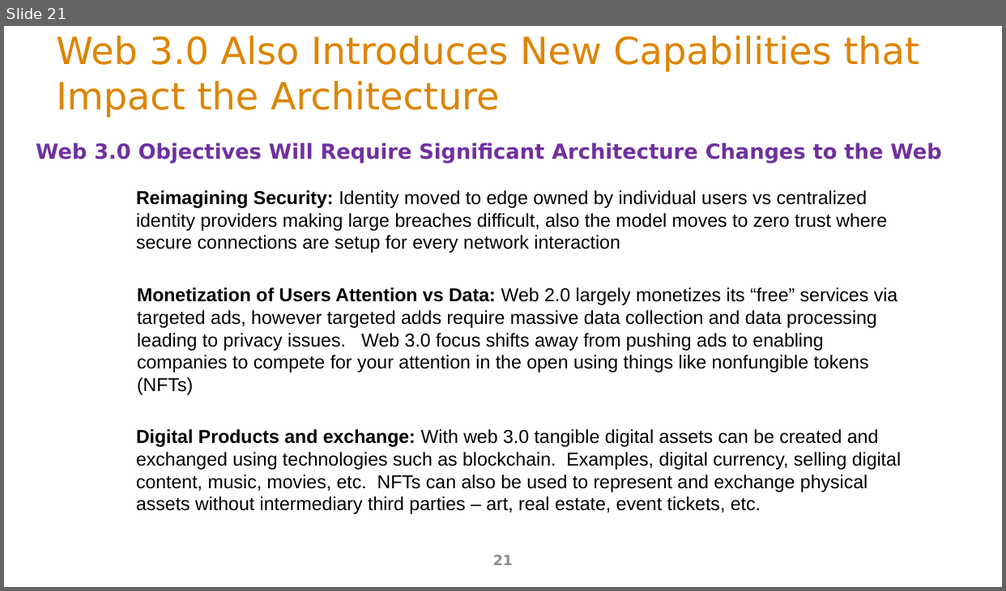
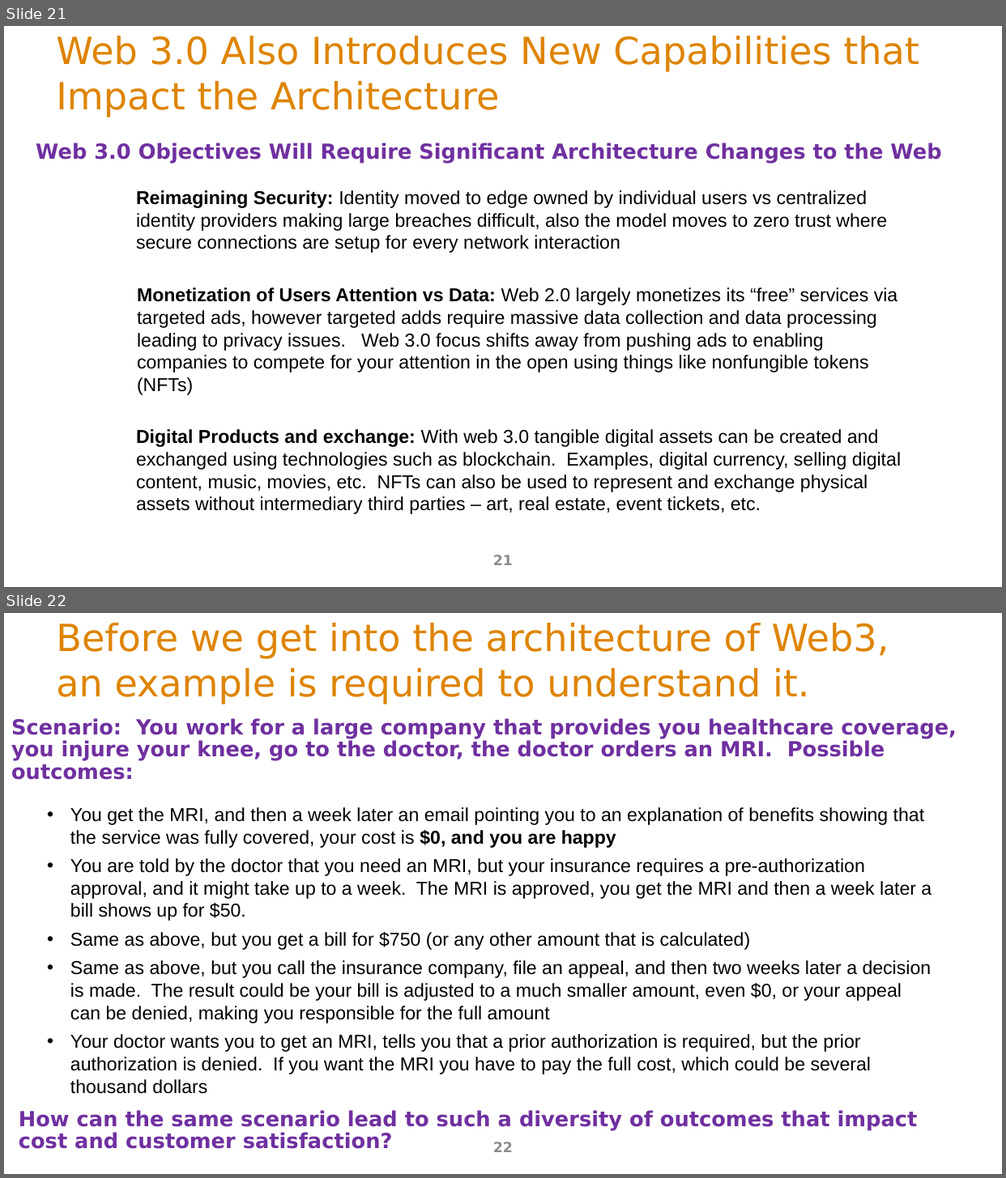
Before and after one commit to ArchitectingSoftware/SE577-SoftwareArchitecture, a slide deck: lectures/m5WebAndApiArchitecture.pptx. Shown one above the other, each under a label of ours: slide 21 before the commit, slides 21 and 22 after it. The pictures are 1006x591 and 1006x1178 pixels, drawn with LibreOffice and Linux fonts; fonts in the diff are those of the drawing. Boxes give left, top, right and bottom in pixels: in the first picture for what was removed or moved away, otherwise in the second. Text is boxed around its words. In the diff, an @@ line names an element or a change of style, - is before the commit and + after.

Commit message:
web architecture update

```diff
--- a/lectures/m5WebAndApiArchitecture.pptx
+++ b/lectures/m5WebAndApiArchitecture.pptx
@@ slide 22 added at (x1=4, y1=613, x2=1002, y2=1174), background #FFFFFF @@
@@ title added at (x1=56, y1=623, x2=889, y2=705), 36 pt, text #DE8400 @@
+Before we get into the architecture of Web3, an example is required to understand it.
@@ text added at (x1=11, y1=718, x2=957, y2=780), 20 pt, text #7030A0, bold @@
+Scenario: You work for a large company that provides you healthcare coverage, you injure your knee, go to the doctor, the doctor orders an MRI. Possible outcomes:
@@ text added at (x1=70, y1=807, x2=931, y2=1094), 18 pt, text #000000 @@
+• You get the MRI, and then a week later an email pointing you to an explanation of benefits showing that the service was fully covered, your cost is $0, and you are happy
+• You are told by the doctor that you need an MRI, but your insurance requires a pre-authorization approval, and it might take up to a week. The MRI is approved, you get the MRI and then a week later a bill shows up for $50.
+• Same as above, but you get a bill for $750 (or any other amount that is calculated)
+• Same as above, but you call the insurance company, file an appeal, and then two weeks later a decision is made. The result could be your bill is adjusted to a much smaller amount, even $0, or your appeal can be denied, making you responsible for the full amount
+• Your doctor wants you to get an MRI, tells you that a prior authorization is required, but the prior authorization is denied. If you want the MRI you have to pay the full cost, which could be several thousand dollars
@@ text added at (x1=19, y1=1110, x2=918, y2=1149), 20 pt, text #7030A0, bold @@
+How can the same scenario lead to such a diversity of outcomes that impact cost and customer satisfaction?
@@ page number added at (x1=493, y1=1142, x2=513, y2=1152), 13.5 pt, text #8C8C8C @@
+22
```
Also in this commit, not shown: 13 other slides added, 1 other file.
